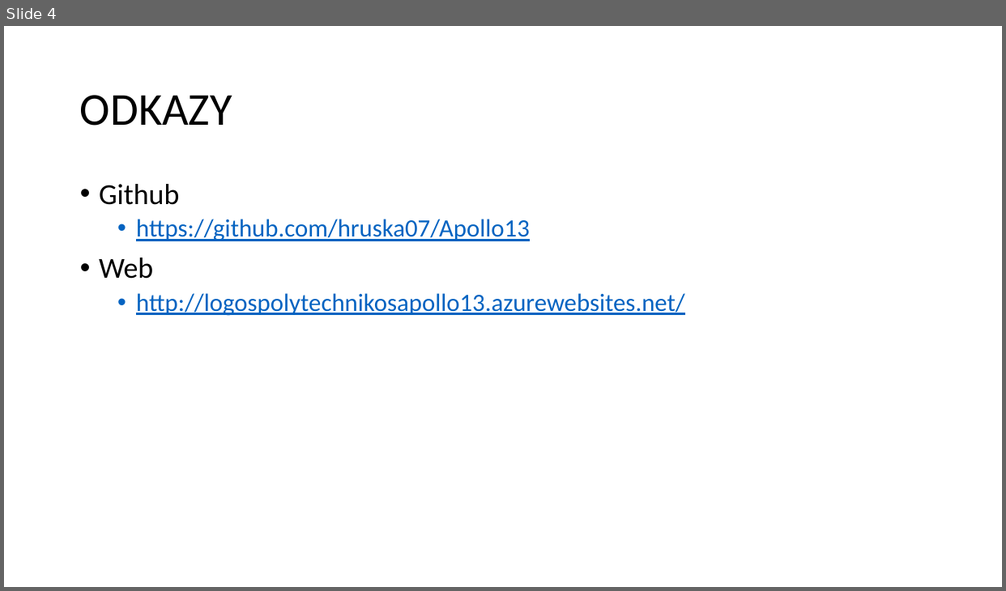
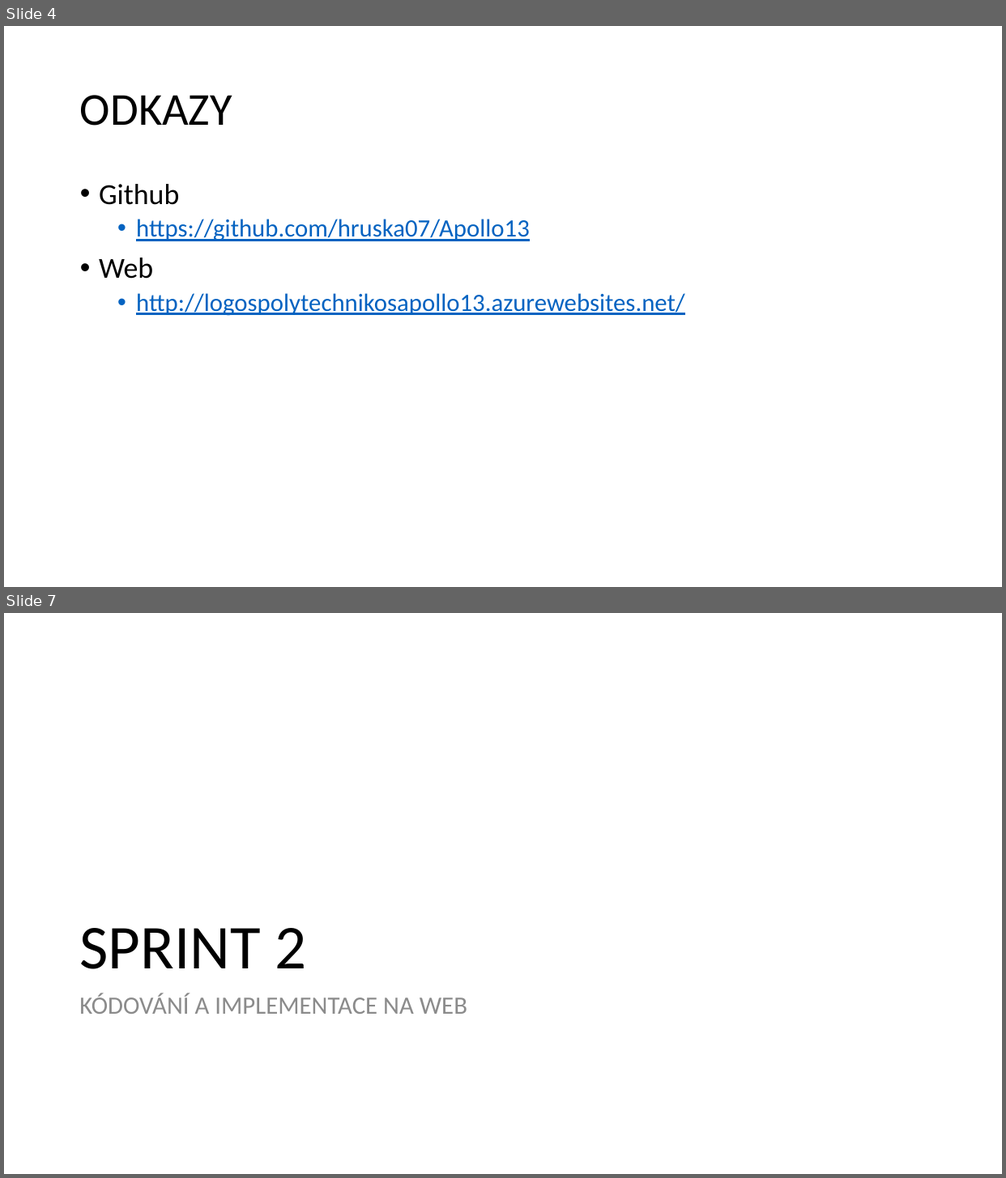
Before and after one commit to hruska07/Apollo13, a slide deck: docs/Apollo 13 - Logos Polytechnikos.pptx. Shown one above the other, each under a label of ours: slide 4 before the commit, slides 4 and 7 after it; the slides between them are not shown. The pictures are 1006x591 and 1006x1178 pixels, drawn with LibreOffice and Linux fonts; fonts in the diff are those of the drawing. Boxes give left, top, right and bottom in pixels: in the first picture for what was removed or moved away, otherwise in the second. Text is boxed around its words. In the diff, an @@ line names an element or a change of style, - is before the commit and + after.

Commit message:
SPRINT 1

```diff
--- a/docs/Apollo 13 - Logos Polytechnikos.pptx
+++ b/docs/Apollo 13 - Logos Polytechnikos.pptx
@@ slide 7 added at bbox=[4, 613, 1002, 1174], background #FFFFFF @@
@@ title added at bbox=[79, 928, 306, 969], 60 pt, text #000000 @@
+SPRINT 2
@@ text added at bbox=[79, 993, 467, 1014], 24 pt, text #8C8C8C @@
+KÓDOVÁNÍ A IMPLEMENTACE NA WEB
```
Also in this commit, not shown: 3 other slides added, 1 slide removed.
